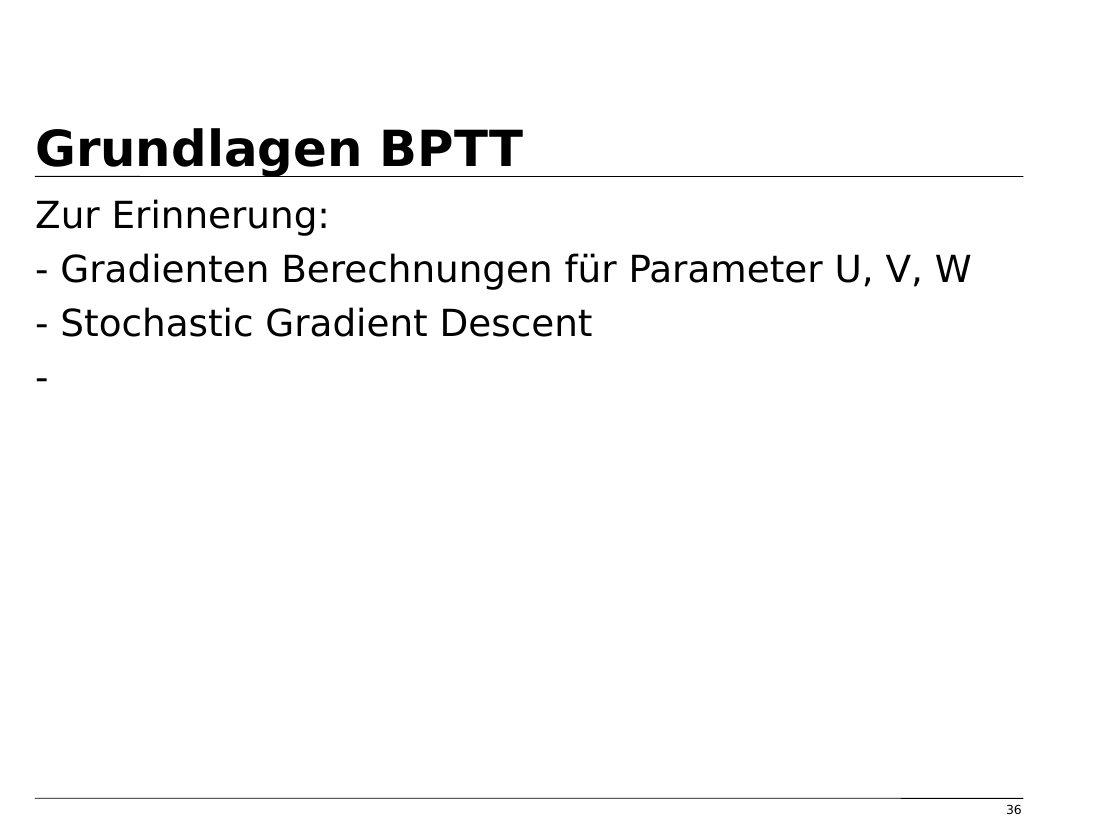
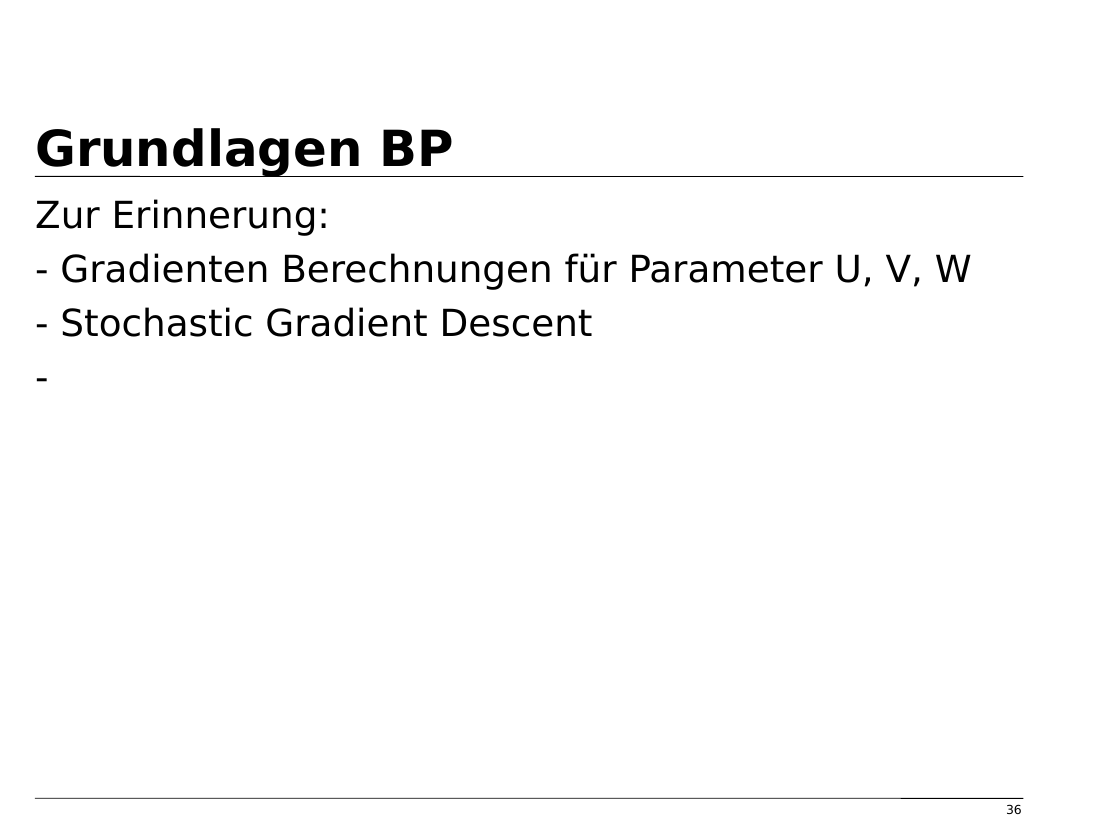
Before and after one commit to tfassbender/deep_learning_team_rnn, a slide deck: slide 36 of vorlesung/vorlesung_rnn_tobias_marvin.odp. Drawn at 1120x840 pixels with LibreOffice and Linux fonts; fonts in the diff are those of the drawing; background and template pictures are left out. Boxes give left, top, right and bottom in pixels: in the first picture for what was removed or moved away, otherwise in the second. Text is boxed around its words. In the diff, an @@ line names an element or a change of style, - is before the commit and + after.

```diff
--- a/vorlesung/vorlesung_rnn_tobias_marvin.odp
+++ b/vorlesung/vorlesung_rnn_tobias_marvin.odp
@@ title at [35, 128, 454, 177]: text changed @@
-Grundlagen BPTT
+Grundlagen BP
```
Also in this commit, not shown: 3 other slides changed, 4 slides added, 1 other file.
